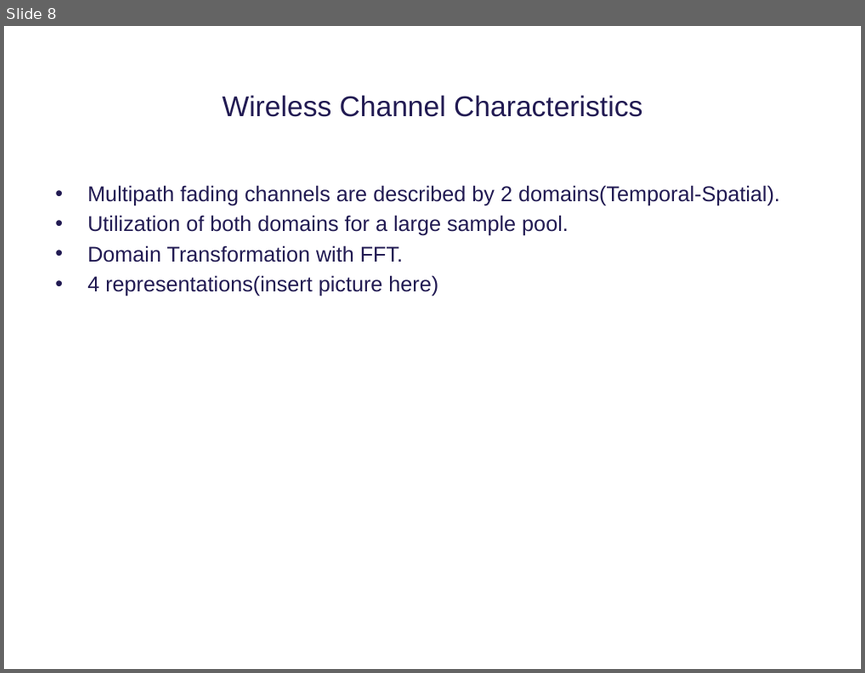
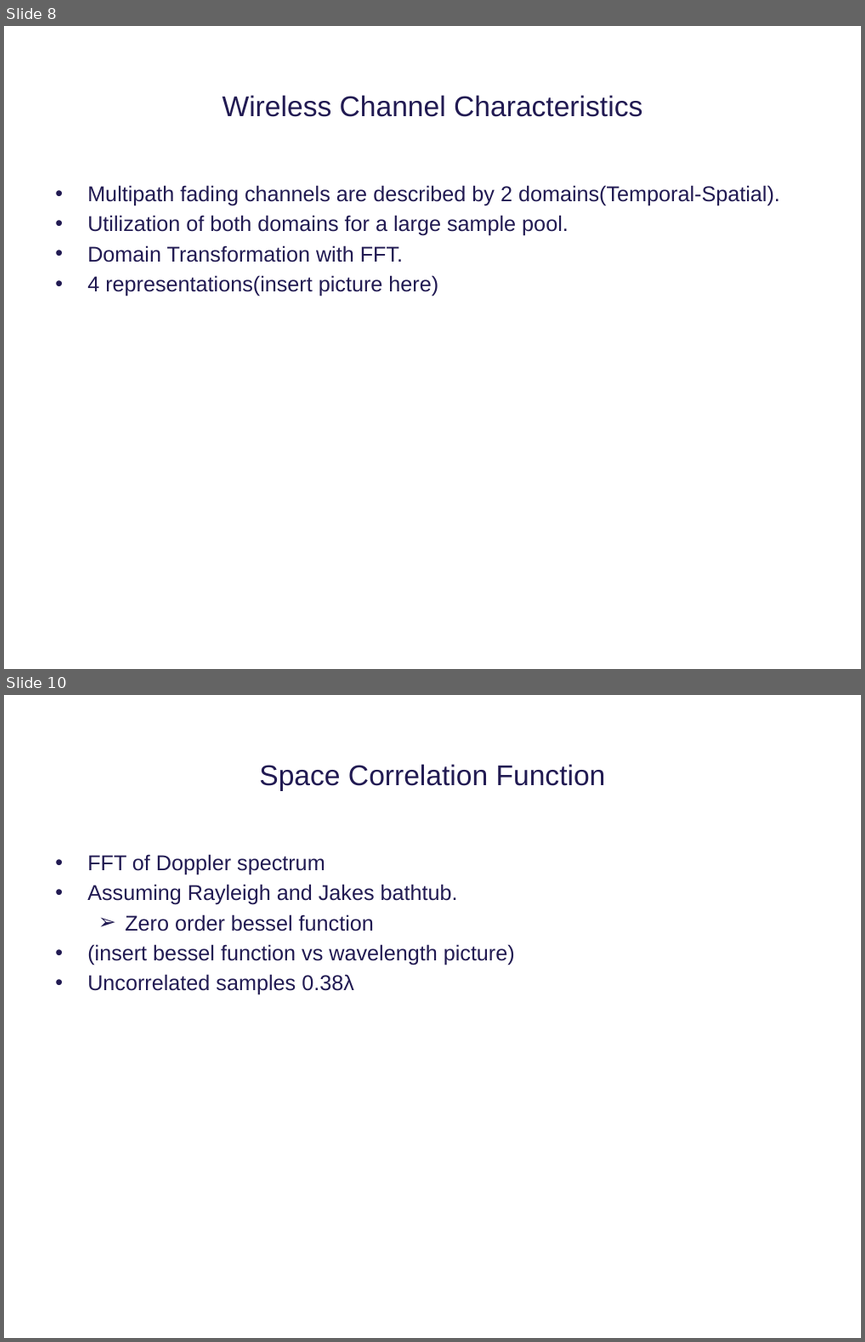
Before and after one commit to tkjj13/P8, a slide deck: ppt/premature ppt.pptx. Shown one above the other, each under a label of ours: slide 8 before the commit, slides 8 and 10 after it; the slides between them are not shown. The pictures are 865x673 and 865x1342 pixels, drawn with LibreOffice and Linux fonts; fonts in the diff are those of the drawing; background and template pictures are left out. Boxes give left, top, right and bottom in pixels: in the first picture for what was removed or moved away, otherwise in the second. Text is boxed around its words. In the diff, an @@ line names an element or a change of style, - is before the commit and + after.

```diff
--- a/ppt/premature ppt.pptx
+++ b/ppt/premature ppt.pptx
@@ slide 10 added at <box>4,695,861,1338</box>, background #FFFFFF @@
@@ title added at <box>259,764,606,791</box>, 24 pt, text #211A52 @@
+Space Correlation Function
@@ text added at <box>87,854,515,995</box>, 18 pt, text #211A52 @@
+• FFT of Doppler spectrum
+• Assuming Rayleigh and Jakes bathtub.
+  ➢ Zero order bessel function
+• (insert bessel function vs wavelength picture)
+• Uncorrelated samples 0.38λ
```
Also in this commit, not shown: 6 other slides added, 1 slide removed.
